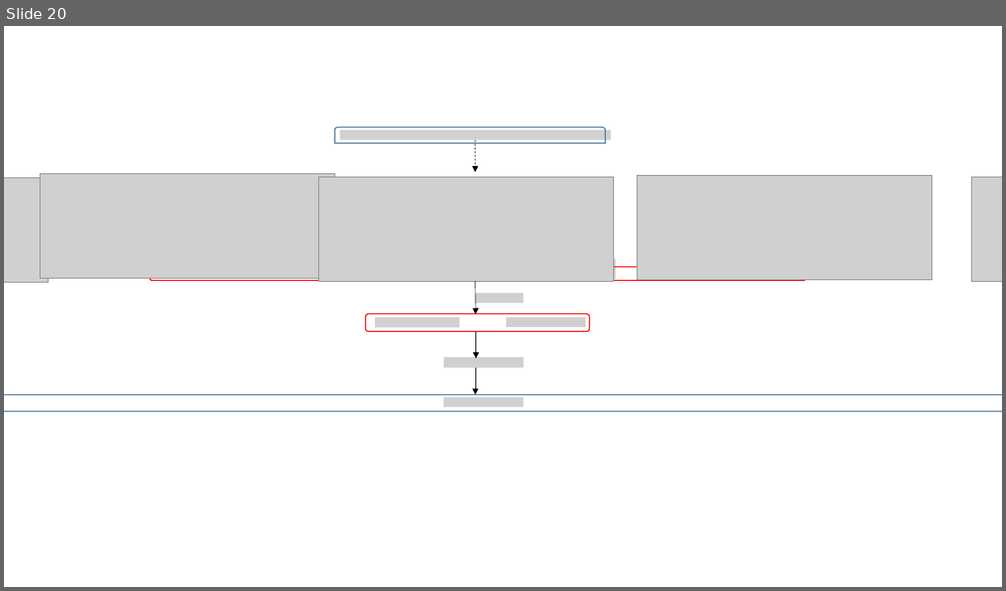
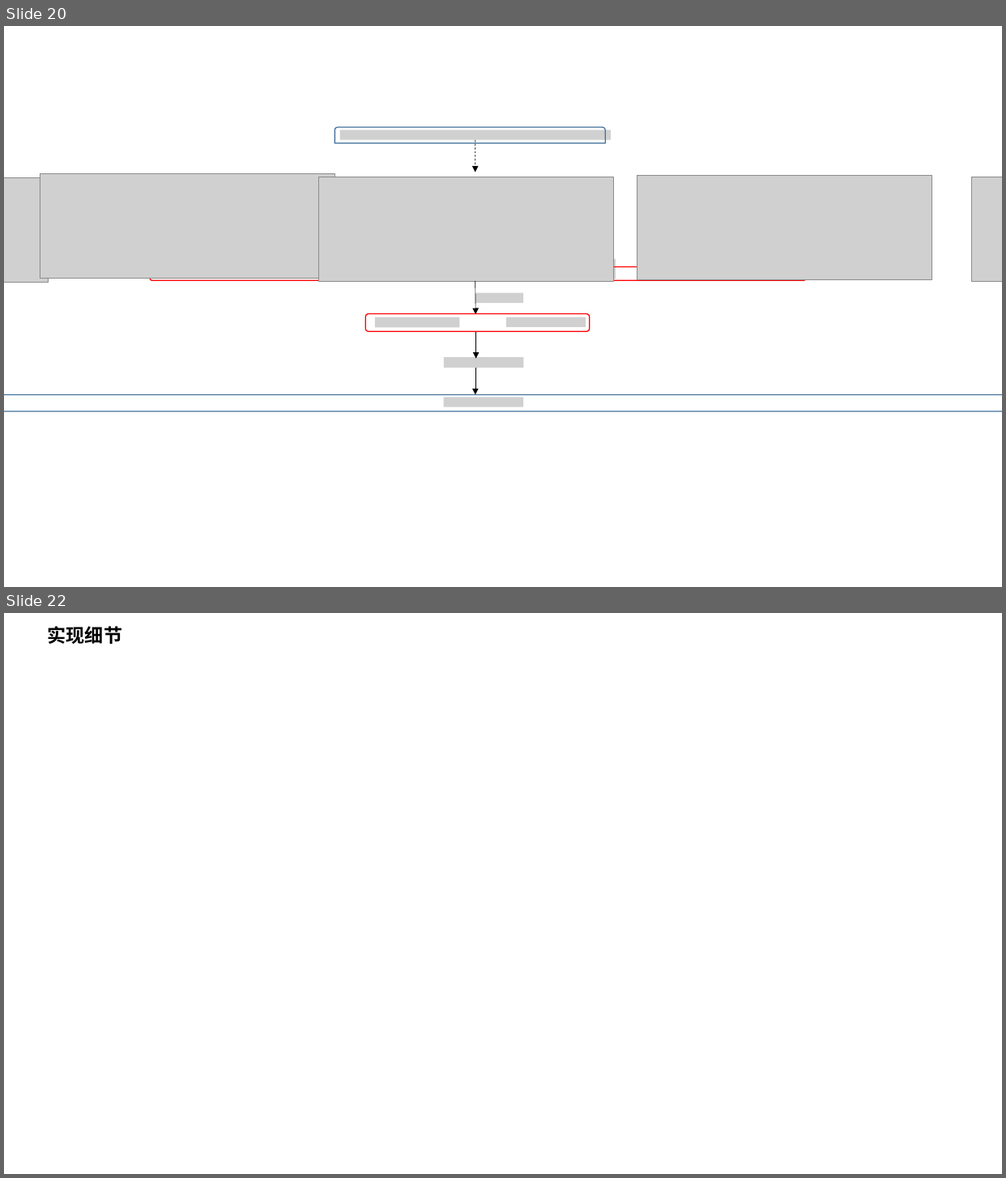
Before and after one commit to lmrshare/notes, a slide deck: papers/image-semantic-segmentation/mean_field.pptx. Shown one above the other, each under a label of ours: slide 20 before the commit, slides 20 and 22 after it; the slides between them are not shown. The pictures are 1006x591 and 1006x1178 pixels, drawn with LibreOffice and Linux fonts; fonts in the diff are those of the drawing; grey boxes stand for pictures; background and template pictures are left out. Boxes give left, top, right and bottom in pixels: in the first picture for what was removed or moved away, otherwise in the second. Text is boxed around its words. In the diff, an @@ line names an element or a change of style, - is before the commit and + after.

```diff
--- a/papers/image-semantic-segmentation/mean_field.pptx
+++ b/papers/image-semantic-segmentation/mean_field.pptx
@@ slide 22 added at [4, 613, 1002, 1174], background #FFFFFF @@
@@ text added at [48, 626, 122, 644], 18 pt, text #000000, bold @@
+实现细节
```
Also in this commit, not shown: 4 other slides added, 1 other file.
